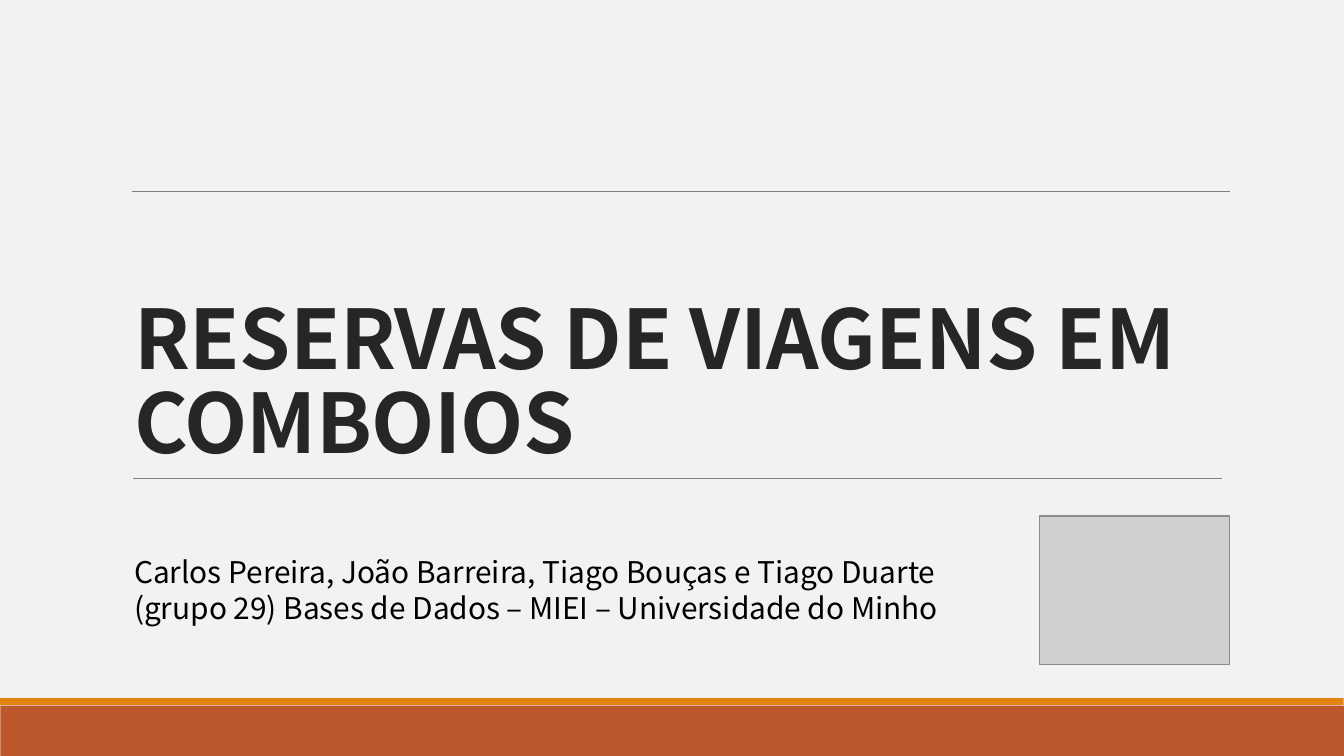
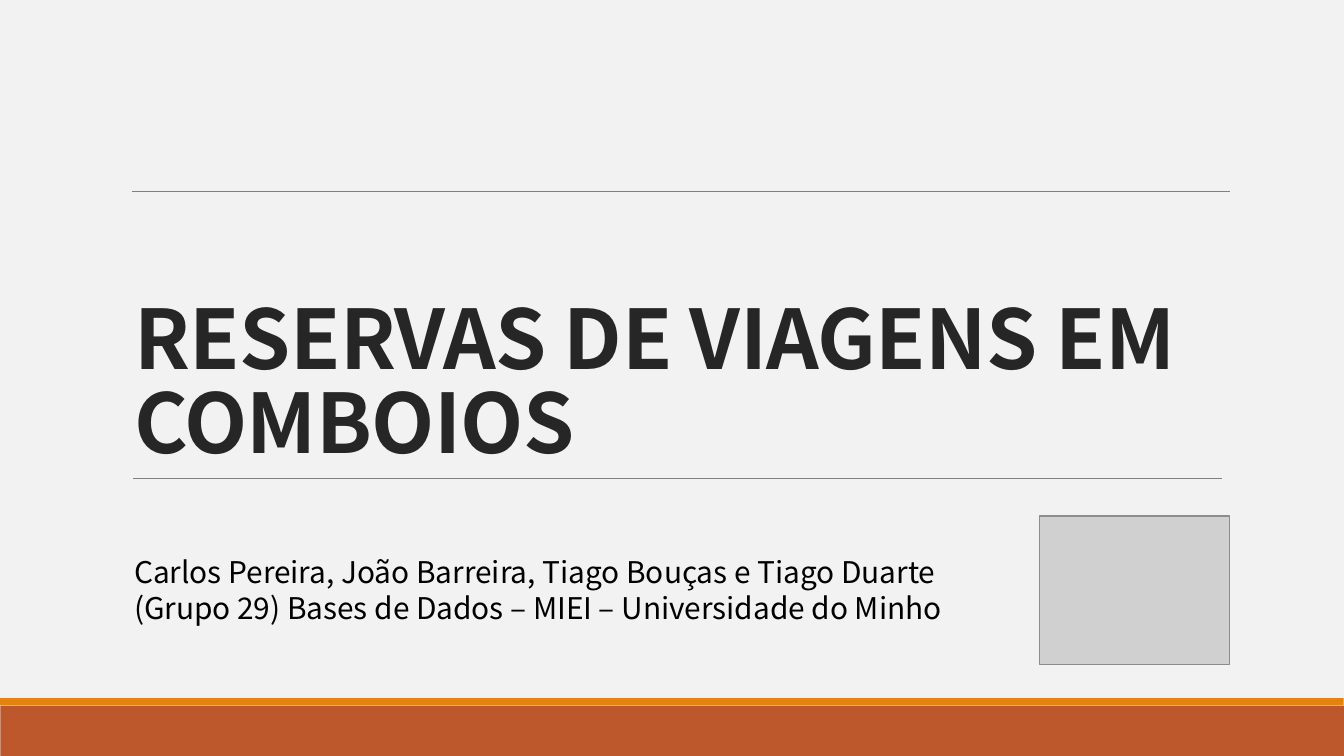
Before and after one commit to barreira/bd-1617, a slide deck: slide 1 of Slides_apresentação.pptx. Drawn at 1344x756 pixels with LibreOffice and Linux fonts; fonts in the diff are those of the drawing; grey boxes stand for pictures. Boxes give left, top, right and bottom in pixels: in the first picture for what was removed or moved away, otherwise in the second. Text is boxed around its words. In the diff, an @@ line names an element or a change of style, - is before the commit and + after.

```diff
--- a/Slides_apresentação.pptx
+++ b/Slides_apresentação.pptx
@@ text at [134, 559, 942, 626]: text changed @@
-Carlos Pereira, João Barreira, Tiago Bouças e Tiago Duarte (grupo 29) Bases de Dados – MIEI – Universidade do Minho
+Carlos Pereira, João Barreira, Tiago Bouças e Tiago Duarte (Grupo 29) Bases de Dados – MIEI – Universidade do Minho
```
Also in this commit, not shown: 11 other slides changed, 4 slides added.
